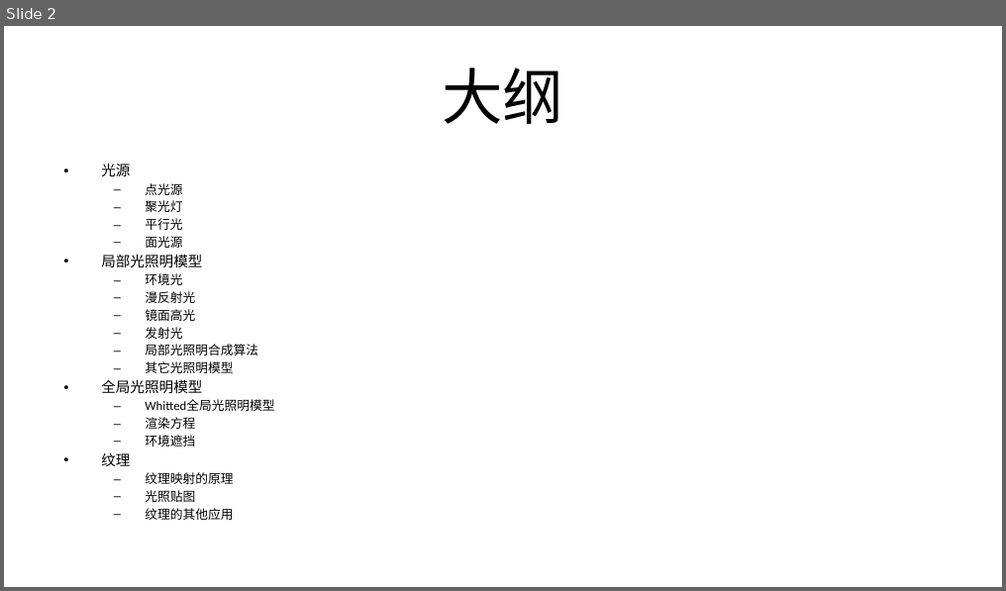
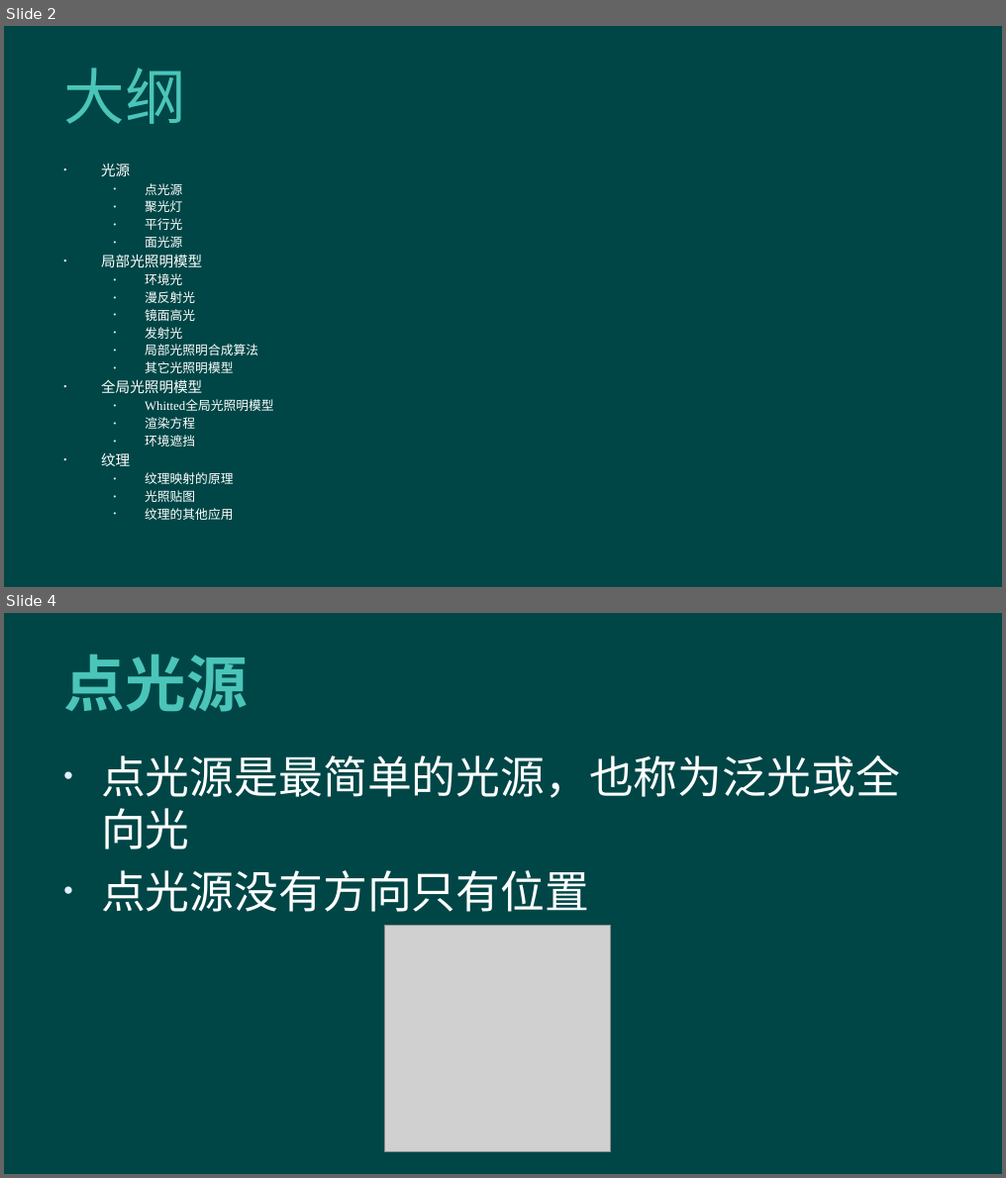
Before and after one commit to hanhonglei/Course_GameEngine, a slide deck: Slides/Principle/4 光照/4 光照.pptx. Shown one above the other, each under a label of ours: slide 2 before the commit, slides 2 and 4 after it; the slides between them are not shown. The pictures are 1006x591 and 1006x1178 pixels, drawn with LibreOffice and Linux fonts; fonts in the diff are those of the drawing; grey boxes stand for pictures; background and template pictures are left out. Boxes give left, top, right and bottom in pixels: in the first picture for what was removed or moved away, otherwise in the second. Text is boxed around its words. In the diff, an @@ line names an element or a change of style, - is before the commit and + after.

```diff
--- a/Slides/Principle/4 光照/4 光照.pptx
+++ b/Slides/Principle/4 光照/4 光照.pptx
@@ slide 4 added at bbox=[4, 613, 1002, 1174], background #004646 @@
@@ title added at bbox=[63, 654, 248, 712], 44 pt, text #4BC5B9, bold @@
+点光源
@@ text added at bbox=[101, 756, 900, 912], 32 pt, text #FFFFFF @@
+• 点光源是最简单的光源，也称为泛光或全向光
+• 点光源没有方向只有位置
@@ picture added at bbox=[385, 926, 611, 1152] @@
@@ slide 2 changed as well @@
@@ background #FFFFFF to #004646 @@
@@ title "大纲" at bbox=[63, 68, 186, 124]: font Calibri to Arial, text colour #000000 to #4BC5B9, letter spacing 0 to 0.5 pt; alignment centre to left @@
@@ text "光源" at bbox=[101, 163, 273, 520]: font Calibri to Times New Roman, text colour #000000 to #FFFFFF; bullet – to • @@
```
Also in this commit, not shown: 1 other slide changed, 32 other slides added, 1 other file.
